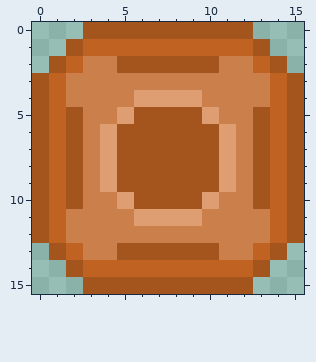
One commit to this pixel-art file: Assets/bumper.aseprite. That is the earlier state.
16x16 pixels, 1 frame.
Now the later version:
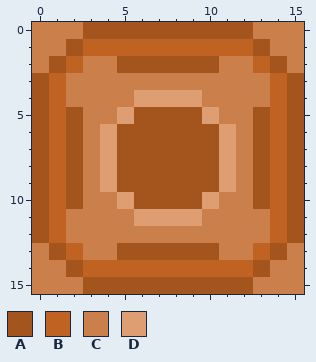
Palette (. is transparent): A #a4541d  B #c06322  C #cb804c  D #de9e71
Edits made:
{"y":0,"x":0,"old":"...","new":"CCC"}
{"y":0,"x":13,"old":"...","new":"CCC"}
{"y":1,"x":0,"old":"..","new":"CC"}
{"y":1,"x":14,"old":"..","new":"CC"}
{"y":2,"x":0,"old":".","new":"C"}
{"y":2,"x":15,"old":".","new":"C"}
{"y":13,"x":0,"old":".","new":"C"}
{"y":13,"x":15,"old":".","new":"C"}
{"y":14,"x":0,"old":"..","new":"CC"}
{"y":14,"x":14,"old":"..","new":"CC"}
{"y":15,"x":0,"old":"...","new":"CCC"}
{"y":15,"x":13,"old":"...","new":"CCC"}
{"label":"added","picture_box":[32,22,83,73]}
{"label":"added","picture_box":[253,22,304,73]}
{"label":"added","picture_box":[32,243,83,294]}
{"label":"added","picture_box":[253,243,304,294]}
